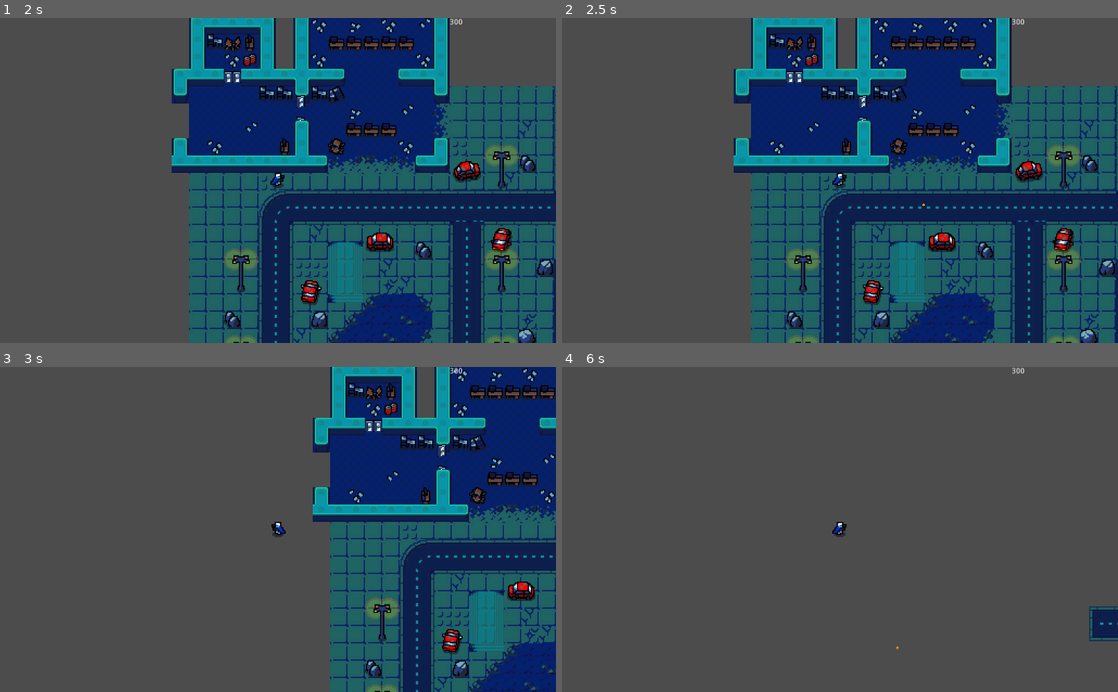
Above: before the commit, frames 1-4 (two rows, left to right).
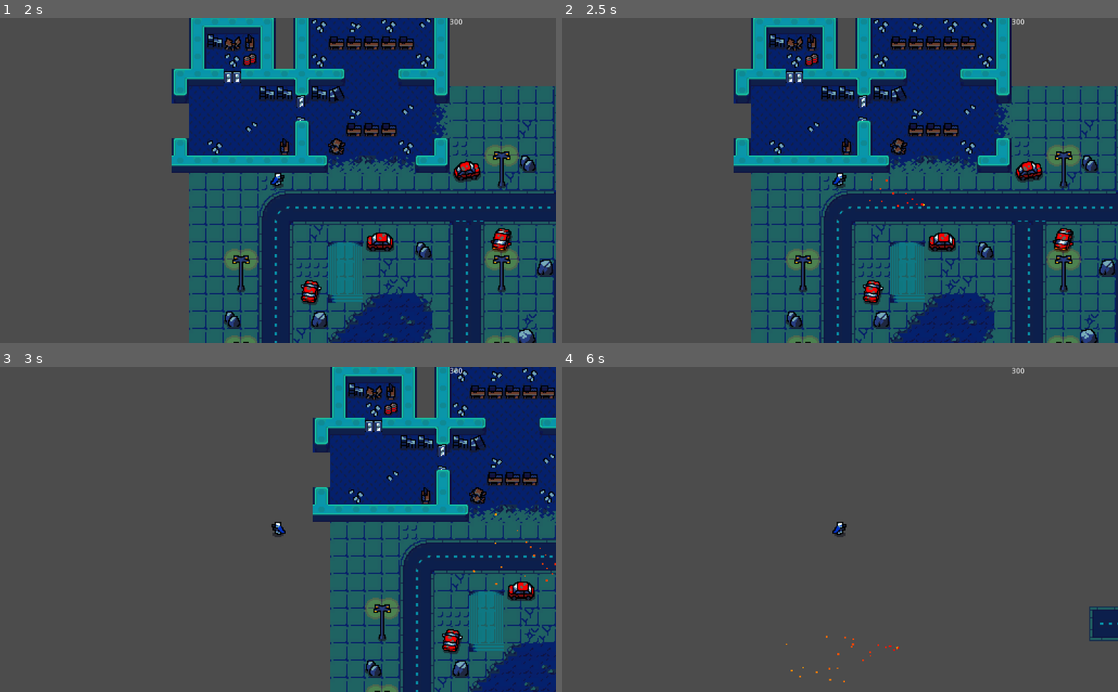
Above: after the commit, the same moments.

Repository: Blinc13/2D-Shoter
Game: Godot game, scene res://Scenes/Another/MainMenu.tscn
Two runs of this game, one before a commit and one after it. Both use one fixed random seed, a clock stepped at 60 frames per second and the inputs below. The engine's default icon, where the game draws it, is replaced by a stand-in: a white triangle on a blue panel in a dark square.
Inputs (mouse positions are in pixels of both pictures, inside the frame that each line leads up to):
- Up to frame 1 (2 s): click "Play" at 0.5 s; tap Enter at 1.25 s; move the mouse to (250, 245) at 1.27 s; hold W (Up) from 1.28 s (still down); hold Shift (Dash) from 1.28 s (still down)
- Up to frame 2 (2.5 s): keep holding W (Up); tap Space at 2 s; move the mouse to (1006, 229) at 2.02 s; release Shift (Dash) at 2.03 s; click (1006, 229) at 2.1 s
- Up to frame 3 (3 s): move the mouse to (111, 480) at 2.77 s; release W (Up) at 2.78 s; hold A (Left) from 2.78 s (still down); hold Shift (Dash) from 2.78 s (still down)
- Up to frame 4 (6 s): move the mouse to (867, 529) at 3.52 s; release Shift (Dash) at 3.53 s; click (867, 529) at 3.6 s; tap Enter at 4.25 s; move the mouse to (756, 448) at 4.27 s; release A (Left) at 4.28 s; hold S (Down) 4.28-5.03 s; hold Shift (Dash) 4.28-5.03 s; tap Space at 5 s; move the mouse to (962, 513) at 5.02 s; hold D (Right) 5.03-5.78 s; click (962, 513) at 5.1 s; move the mouse to (728, 545) at 5.77 s; hold W (Up) from 5.78 s (still down); hold Shift (Dash) from 5.78 s (still down)

Frame 1 is identical in both runs. In frame 2, less than 0.1% of the frame differs, in the area x 55-65%, y 49-59%; in frame 3, less than 0.1%; in frame 4, less than 0.1%, in the area x 40-61%, y 82-98%.

Commit message:
Addet particles

Diff:
--- a/Scenes/Weapons/Bullet.tscn
+++ b/Scenes/Weapons/Bullet.tscn
@@ -1,7 +1,8 @@
-[gd_scene load_steps=4 format=2]
+[gd_scene load_steps=5 format=2]
 
 [ext_resource path="res://Images/Sprites/Bullet/Animation/BulletAnimation.tres" type="SpriteFrames" id=1]
 [ext_resource path="res://Scripts/Objects/Bullet.gd" type="Script" id=2]
+[ext_resource path="res://Images/Sprites/Bullet/Particles.tres" type="Material" id=3]
 
 [sub_resource type="PhysicsMaterial" id=2]
 friction = 0.7
@@ -11,9 +12,12 @@
 collision_layer = 2
 collision_mask = 2
 physics_material_override = SubResource( 2 )
+contacts_reported = 1
+contact_monitor = true
 linear_damp = 0.3
 script = ExtResource( 2 )
 speed = 220.0
+dfactor = 0.35
 
 [node name="AnimatedSprite" type="AnimatedSprite" parent="."]
 frames = ExtResource( 1 )
@@ -27,4 +31,9 @@
 [node name="Timer" type="Timer" parent="."]
 wait_time = 0.095
 
+[node name="Particles" type="Particles2D" parent="."]
+amount = 30
+local_coords = false
+process_material = ExtResource( 3 )
+
 [connection signal="timeout" from="Timer" to="." method="_on_Timer_timeout"]
